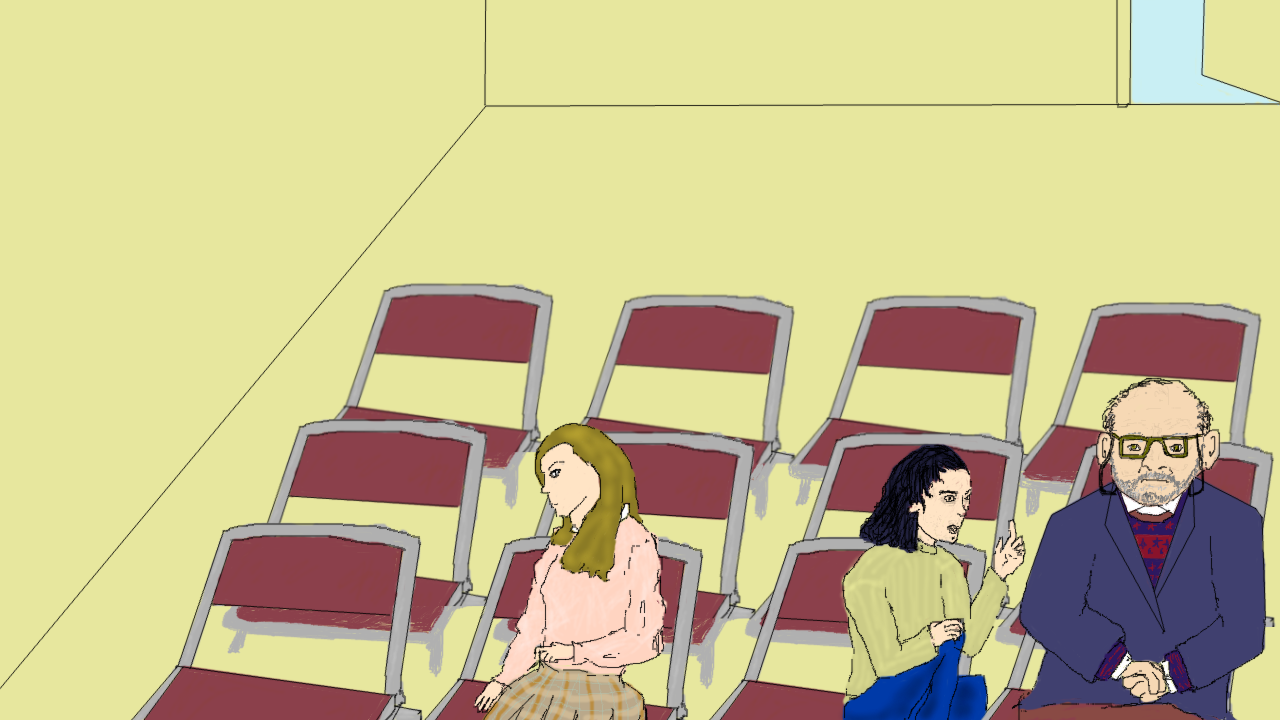
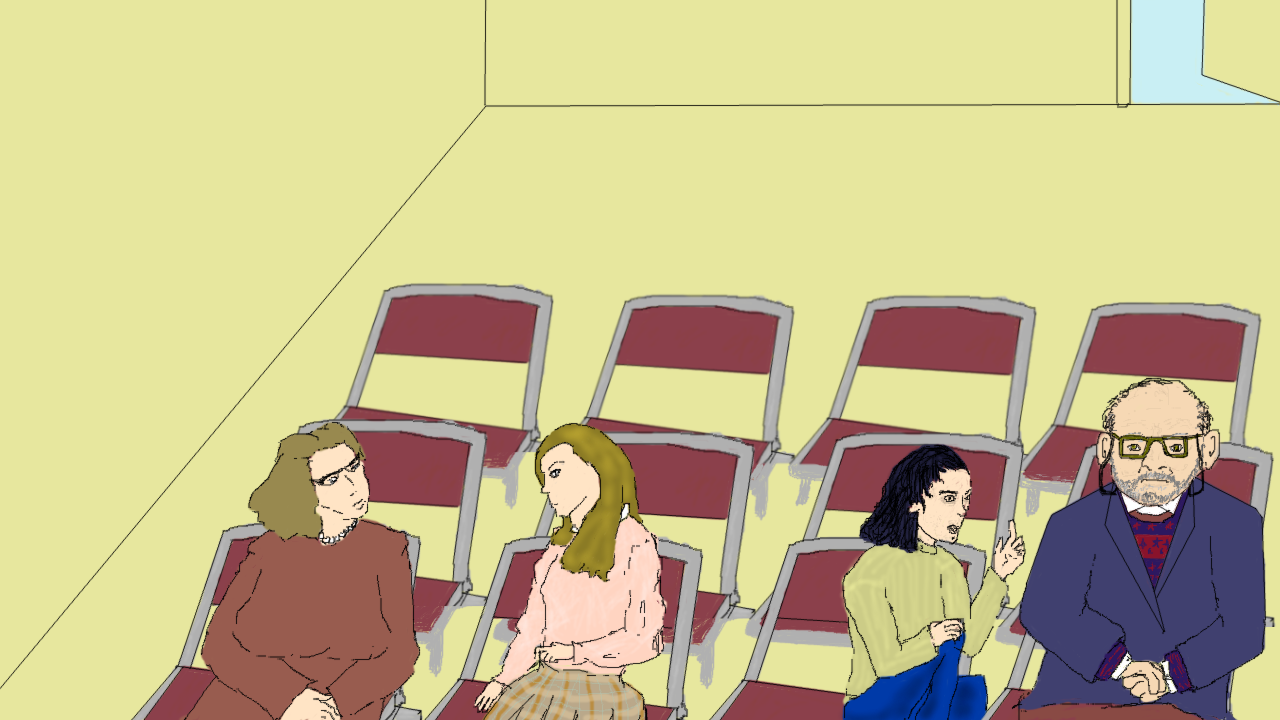
Two versions of the same layered image (1280px x 720px). Layer-by-layer changes:
added layer "shirley jackson lines" above "shirley jackson skin hair" over [183, 421, 421, 720]
added layer "shirley jackson skin hair" above "shirley jackson clothes" over [247, 421, 371, 720]
added layer "shirley jackson clothes" above "wendy carlos lines" over [178, 517, 421, 720]
